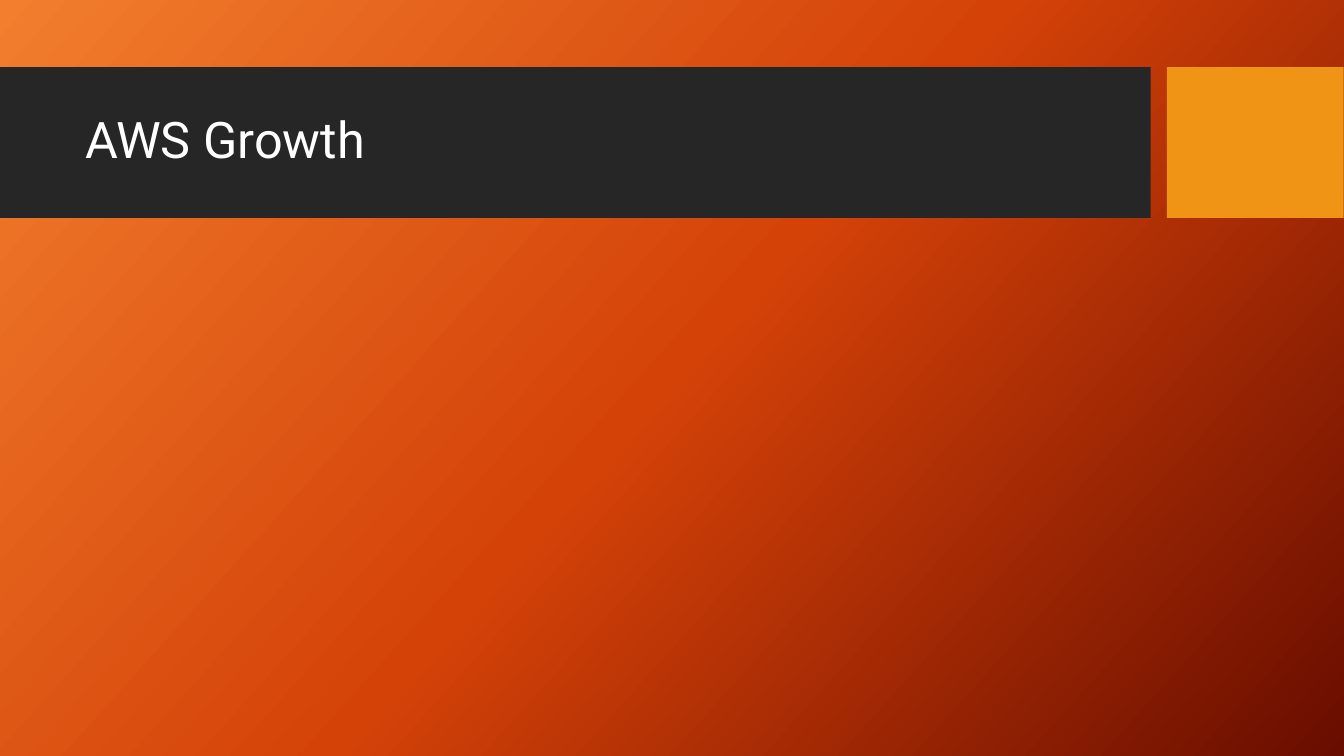
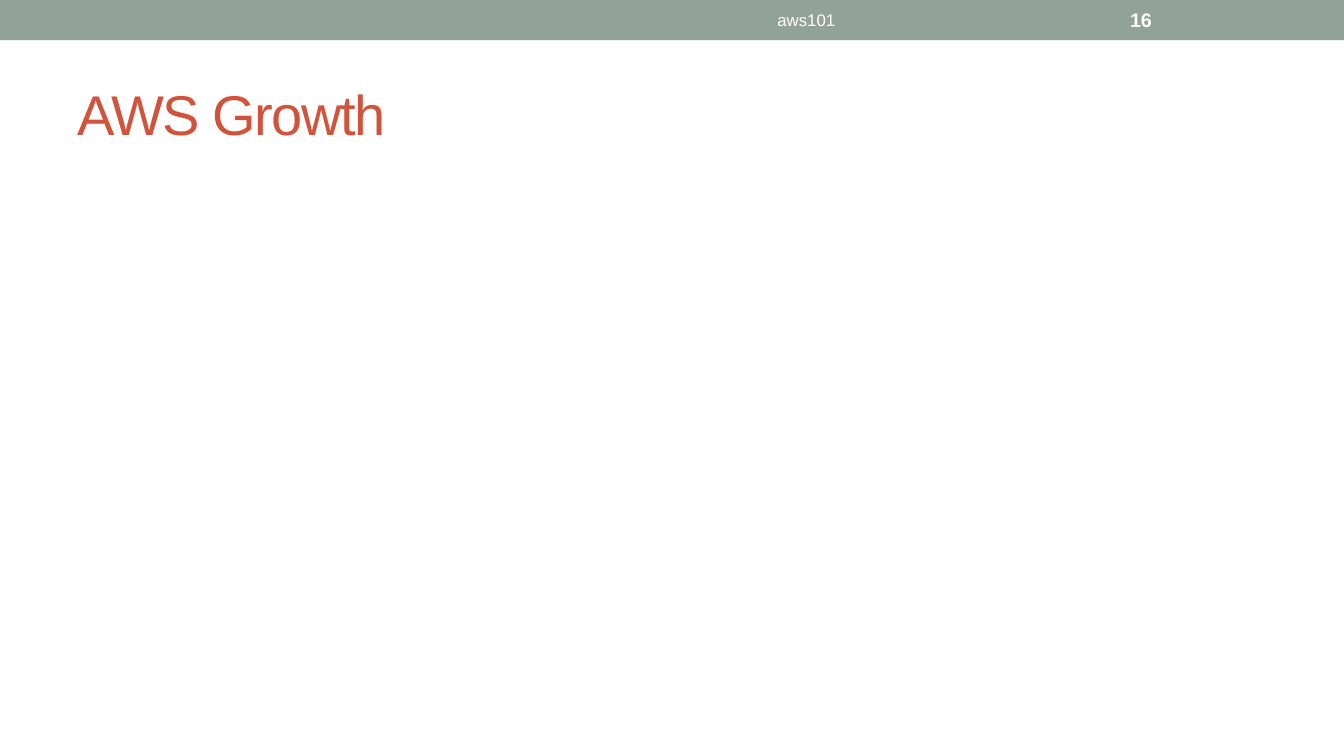
Before and after one commit to ignis01/aws101, a slide deck: slide 16 of aws101.pptx (slide 7 before the commit). Drawn at 1344x756 pixels with LibreOffice and Linux fonts; fonts in the diff are those of the drawing; background and template pictures are left out. Boxes give left, top, right and bottom in pixels: in the first picture for what was removed or moved away, otherwise in the second. Text is boxed around its words. In the diff, an @@ line names an element or a change of style, - is before the commit and + after.

```diff
--- a/aws101.pptx
+++ b/aws101.pptx
@@ background picture (left out) to #FFFFFF @@
@@ rectangle added at [0,0,1344,40], fill #93A299 @@
@@ text added at [777,14,835,26], 12 pt, text #FFFFFF @@
+aws101
@@ page number added at [1130,13,1152,27], 14 pt, text #FFFFFF, bold @@
+16
@@ title "AWS Growth": place and size @@
-title "AWS Growth" at [85,120,365,159]
+title "AWS Growth" at [77,94,386,136]
@@ title "AWS Growth" at [77,94,386,136]: size 36 to 40 pt, font Roboto to Arial, text colour #FFFFFF to #D2533C, letter spacing 0 to -1 pt; line spacing 0.9 to 1 @@
@@ rectangle removed at [0,68,1150,219] @@
@@ rectangle removed at [1168,68,1344,219] @@
```
Also in this commit, not shown: 6 other slides changed, 10 slides added, 1 slide removed.
